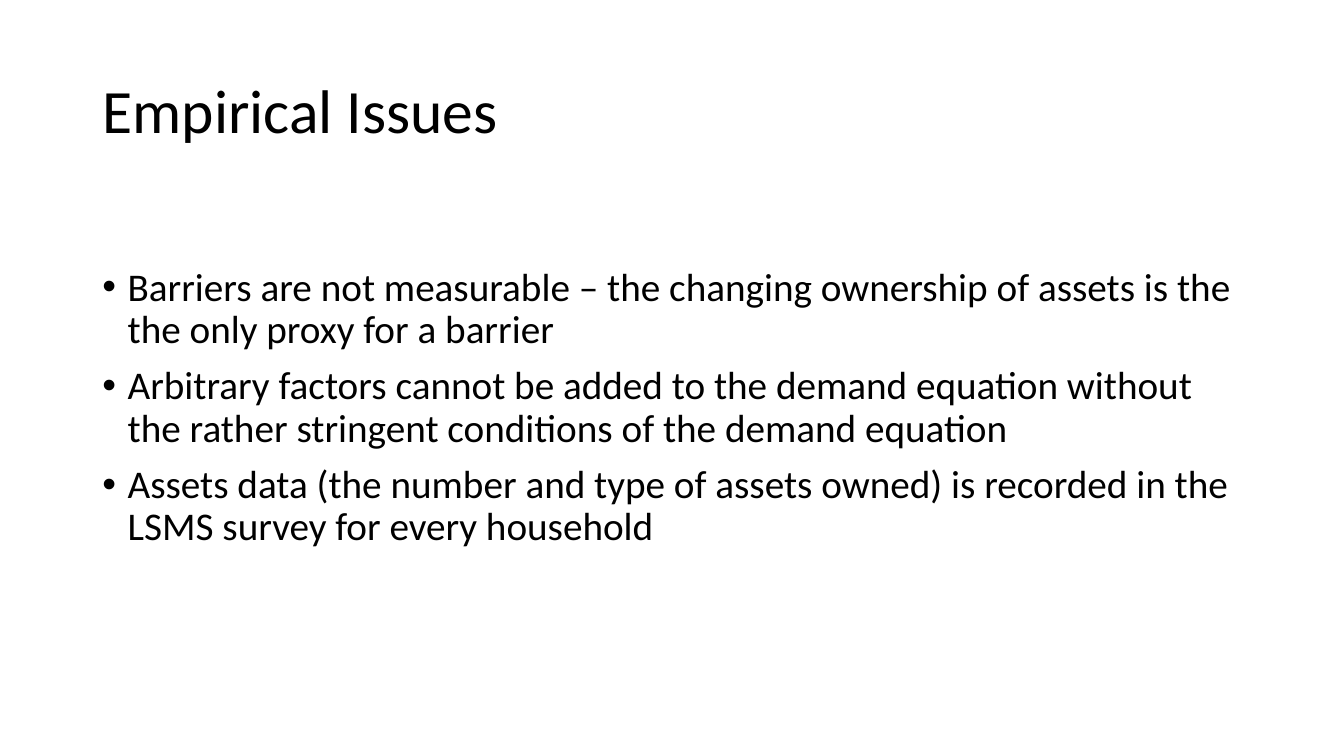
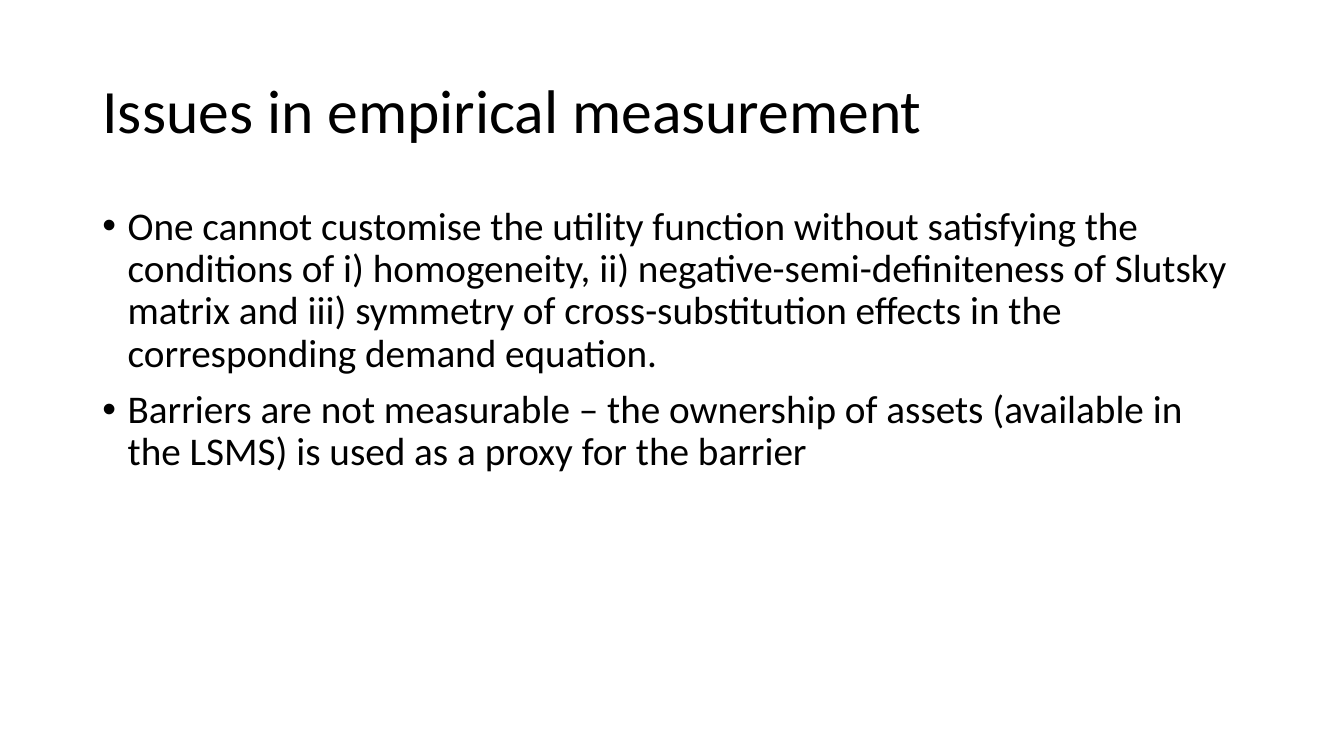
Before and after one commit to anuragr81/research, a slide deck: slide 7 of consumption/presentation2018_1.1.pptx. Drawn at 1344x756 pixels with LibreOffice and Linux fonts; fonts in the diff are those of the drawing. Boxes give left, top, right and bottom in pixels: in the first picture for what was removed or moved away, otherwise in the second. Text is boxed around its words. In the diff, an @@ line names an element or a change of style, - is before the commit and + after.

Commit message:
Adding presentation.

```diff
--- a/consumption/presentation2018_1.1.pptx
+++ b/consumption/presentation2018_1.1.pptx
@@ title at (102, 90, 921, 143): text changed @@
-Empirical Issues
+Issues in empirical measurement
@@ text at (128, 212, 1226, 472): text changed @@
-• Barriers are not measurable – the changing ownership of assets is the the only proxy for a barrier
-• Arbitrary factors cannot be added to the demand equation without the rather stringent conditions of the demand equation
-• Assets data (the number and type of assets owned) is recorded in the LSMS survey for every household
+• One cannot customise the utility function without satisfying the conditions of i) homogeneity, ii) negative-semi-definiteness of Slutsky matrix and iii) symmetry of cross-substitution effects in the corresponding demand equation.
+• Barriers are not measurable – the ownership of assets (available in the LSMS) is used as a proxy for the barrier
```
Also in this commit, not shown: 5 other slides changed, 1 other file.
